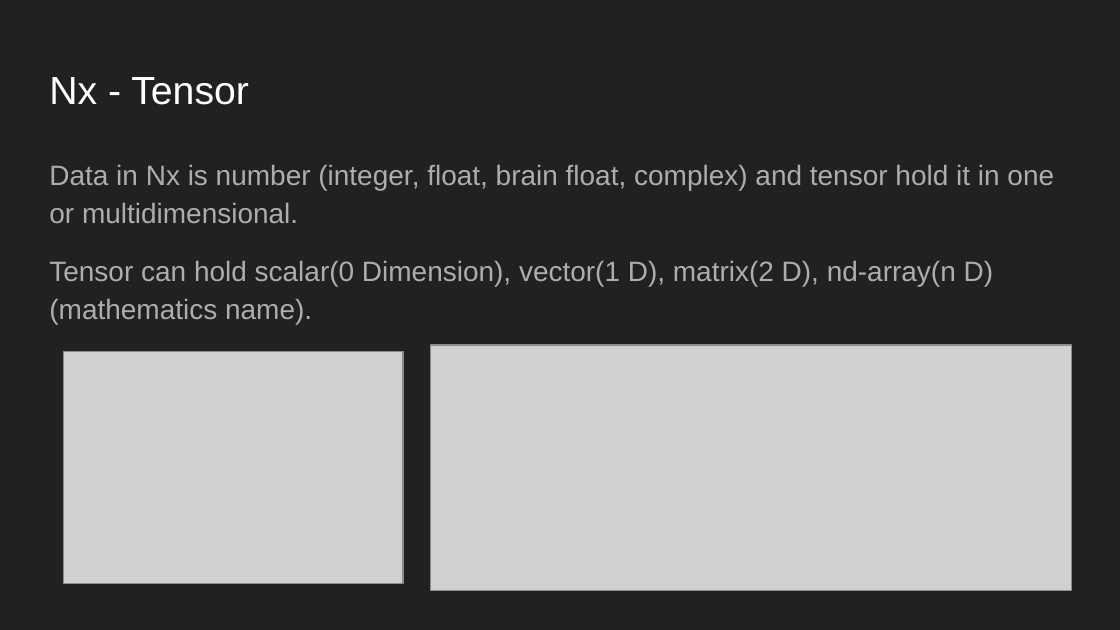
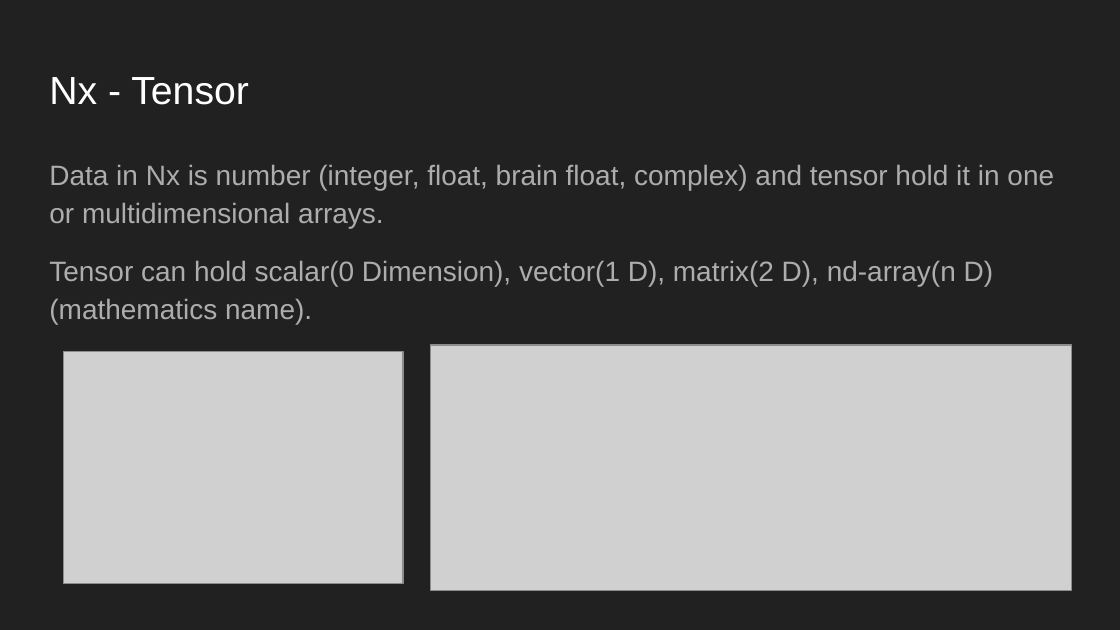
Before and after one commit to ohhi-vn/sharing_intro_nx, a slide deck: slide 7 of Slide/Introducing Nx lib.pptx. Drawn at 1120x630 pixels with LibreOffice and Linux fonts; fonts in the diff are those of the drawing; grey boxes stand for pictures. Boxes give left, top, right and bottom in pixels: in the first picture for what was removed or moved away, otherwise in the second. Text is boxed around its words. In the diff, an @@ line names an element or a change of style, - is before the commit and + after.

```diff
--- a/Slide/Introducing Nx lib.pptx
+++ b/Slide/Introducing Nx lib.pptx
@@ text at box(49, 164, 1054, 229): text changed @@
-Data in Nx is number (integer, float, brain float, complex) and tensor hold it in one or multidimensional.
+Data in Nx is number (integer, float, brain float, complex) and tensor hold it in one or multidimensional arrays.
```
Also in this commit, not shown: 12 other slides changed, 2 other files.
